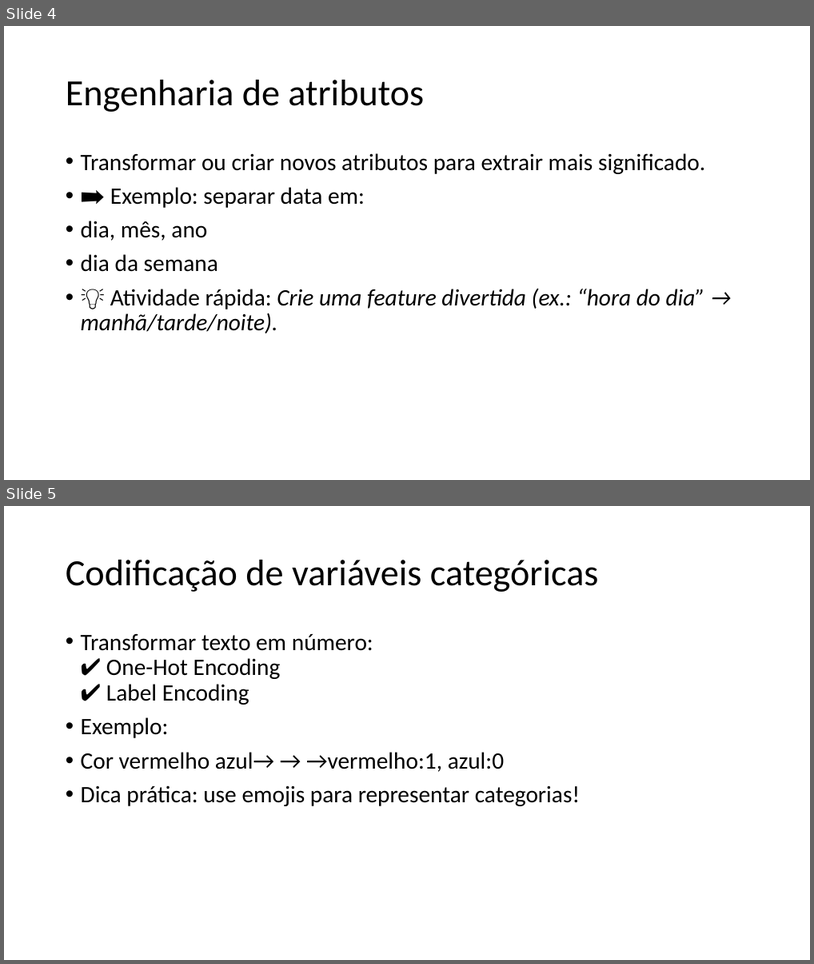
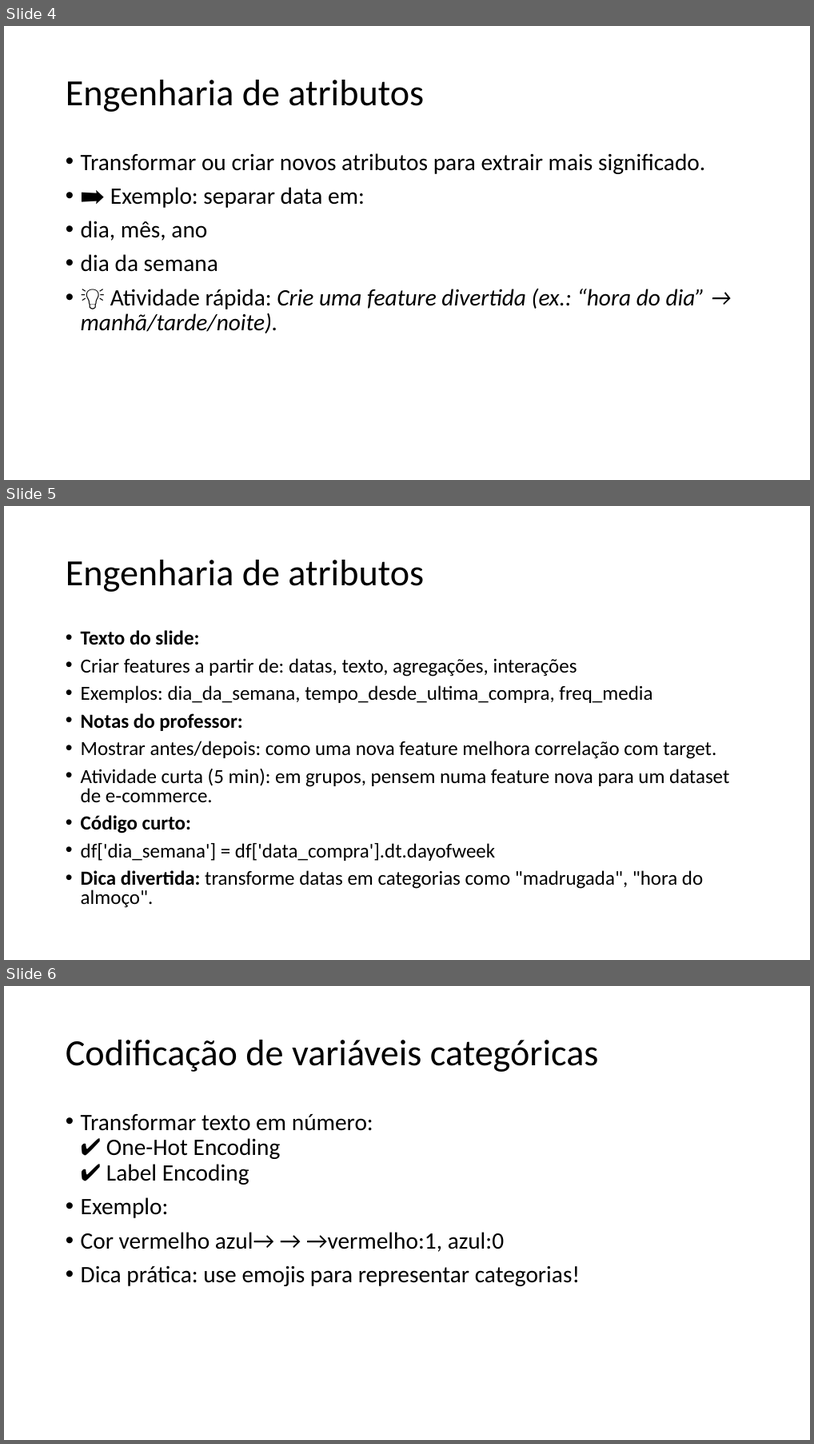
Before and after one commit to zz4fap/c24_inteligencia_artificial, a slide deck: slides/C24_Transformações.pptx. Shown one above the other, each under a label of ours: slides 4 and 5 before the commit, slides 4, 5 and 6 after it. The pictures are 814x964 and 814x1444 pixels, drawn with LibreOffice and Linux fonts; fonts in the diff are those of the drawing. Boxes give left, top, right and bottom in pixels: in the first picture for what was removed or moved away, otherwise in the second. Text is boxed around its words. In the diff, an @@ line names an element or a change of style, - is before the commit and + after.

Commit message:
update of slides

```diff
--- a/slides/C24_Transformações.pptx
+++ b/slides/C24_Transformações.pptx
@@ slide 5 added at bbox=[4, 506, 810, 960], background #FFFFFF @@
@@ title added at bbox=[66, 560, 424, 592], 44 pt, text #000000 @@
+Engenharia de atributos
@@ text added at bbox=[81, 630, 730, 908], 23.8 pt, text #000000 @@
+• Texto do slide:
+• Criar features a partir de: datas, texto, agregações, interações
+• Exemplos: dia_da_semana, tempo_desde_ultima_compra, freq_media
+• Notas do professor:
+• Mostrar antes/depois: como uma nova feature melhora correlação com target.
+• Atividade curta (5 min): em grupos, pensem numa feature nova para um dataset de e‑commerce.
+• Código curto:
+• df['dia_semana'] = df['data_compra'].dt.dayofweek
+• Dica divertida: transforme datas em categorias como "madrugada", "hora do almoço".
@@ what was slide 5 is now slide 6 @@
```
